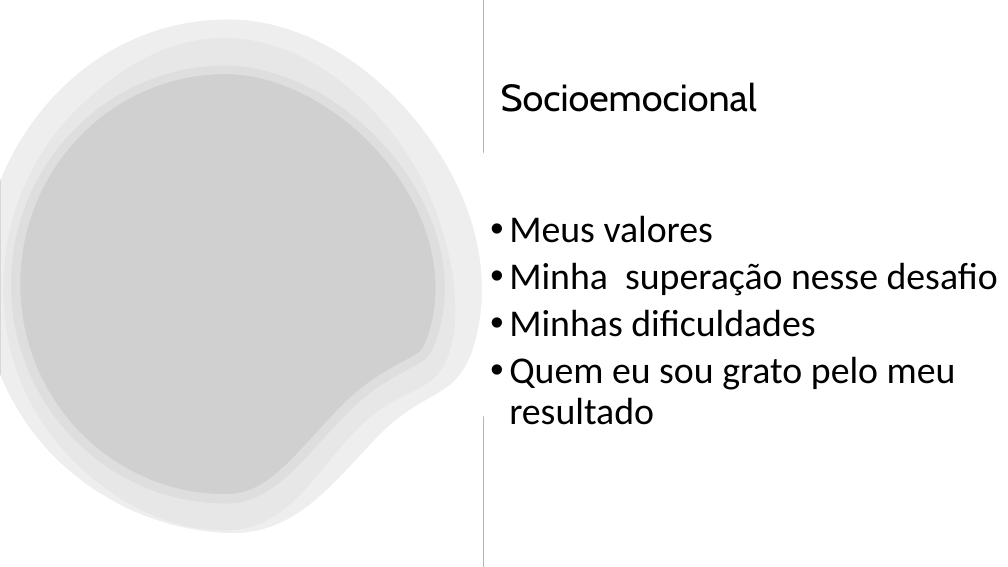
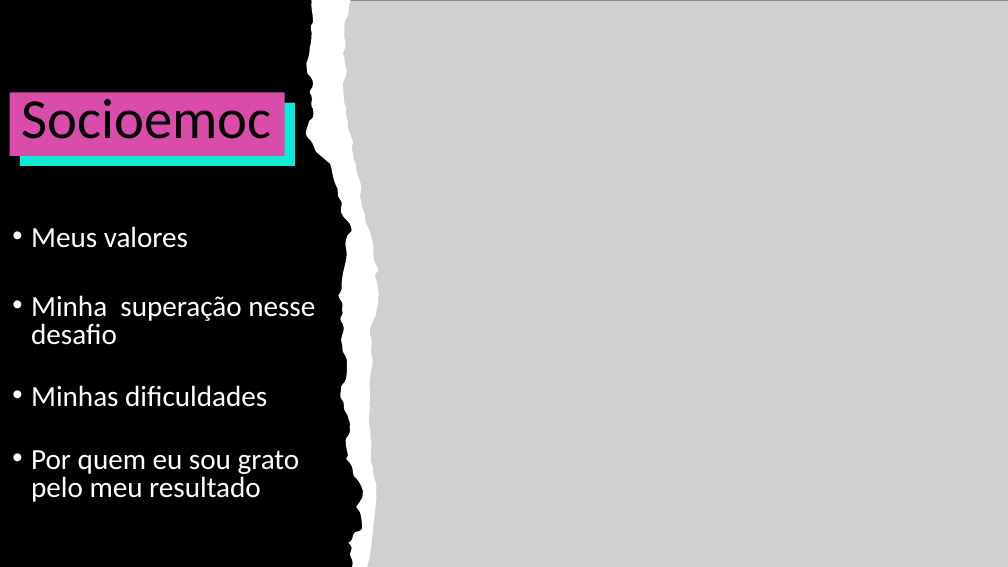
Before and after one commit to Ogabrielmonteiro/site-pessoal, a slide deck: slide 3 of documentação/Apresentação site pessoal.pptx. Drawn at 1008x567 pixels with LibreOffice and Linux fonts; fonts in the diff are those of the drawing; grey boxes stand for pictures; background and template pictures are left out. Boxes give left, top, right and bottom in pixels: in the first picture for what was removed or moved away, otherwise in the second. Text is boxed around its words. In the diff, an @@ line names an element or a change of style, - is before the commit and + after.

```diff
--- a/documentação/Apresentação site pessoal.pptx
+++ b/documentação/Apresentação site pessoal.pptx
@@ freeform shape resized from (x1=0, y1=18, x2=492, y2=550) to (x1=0, y1=0, x2=378, y2=567) @@
@@ freeform shape at (x1=0, y1=0, x2=378, y2=567): fill #FFFFFF at 30% opacity to #000000 @@
@@ picture removed at (x1=0, y1=1, x2=483, y2=567) @@
@@ freeform shape removed at (x1=0, y1=19, x2=490, y2=546) @@
@@ freeform shape removed at (x1=0, y1=19, x2=492, y2=550) @@
@@ freeform shape at (x1=306, y1=0, x2=378, y2=567): rotation 0 to 270 degrees; outline redrawn @@
@@ freeform shape at (x1=306, y1=0, x2=379, y2=567): rotation 0 to 270 degrees; outline redrawn @@
@@ picture added at (x1=317, y1=0, x2=1008, y2=567) @@
@@ text "Socioemocional" moved from (x1=501, y1=82, x2=757, y2=112) to (x1=14, y1=79, x2=280, y2=155) @@
@@ text "Socioemocional" at (x1=14, y1=79, x2=280, y2=155): size 36 to 54 pt, font Cabin to Calibri @@
@@ rectangle added at (x1=10, y1=92, x2=285, y2=156), fill #DA4CA9 @@
@@ rectangle added at (x1=20, y1=103, x2=295, y2=166), fill #0DEBD4 @@
@@ text "Meus valores" moved from (x1=509, y1=215, x2=998, y2=425) to (x1=31, y1=226, x2=315, y2=502) @@
@@ text at (x1=31, y1=226, x2=315, y2=407): size 36 to 27.8 pt, text colour #000000 to #FFFFFF in "Meus valores", "Minha superação nesse desafio", "Minhas dificuldades"; line spacing 0.9 to 0.8 @@
@@ text at (x1=31, y1=450, x2=300, y2=502): text changed; size 36 to 27.8 pt; text colour #000000 to #FFFFFF @@
-• Quem eu sou grato pelo meu resultado
+• Por quem eu sou grato pelo meu resultado
```
Also in this commit, not shown: 2 other slides changed, 1 slide added, 6 other files.
